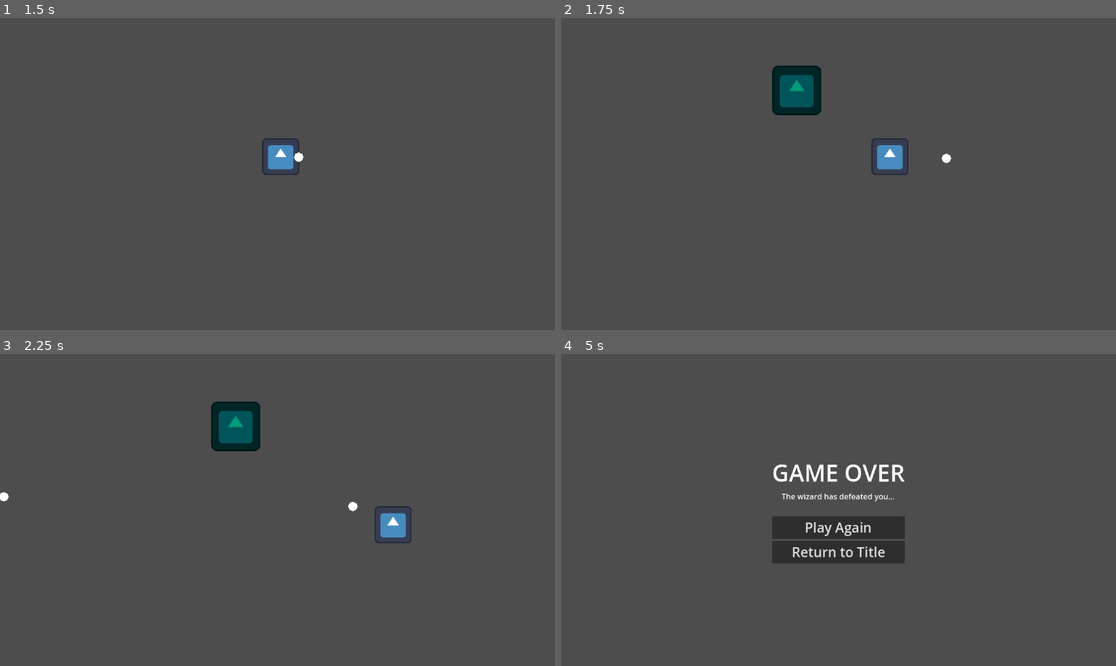
Above: before the commit, frames 1-4 (two rows, left to right).
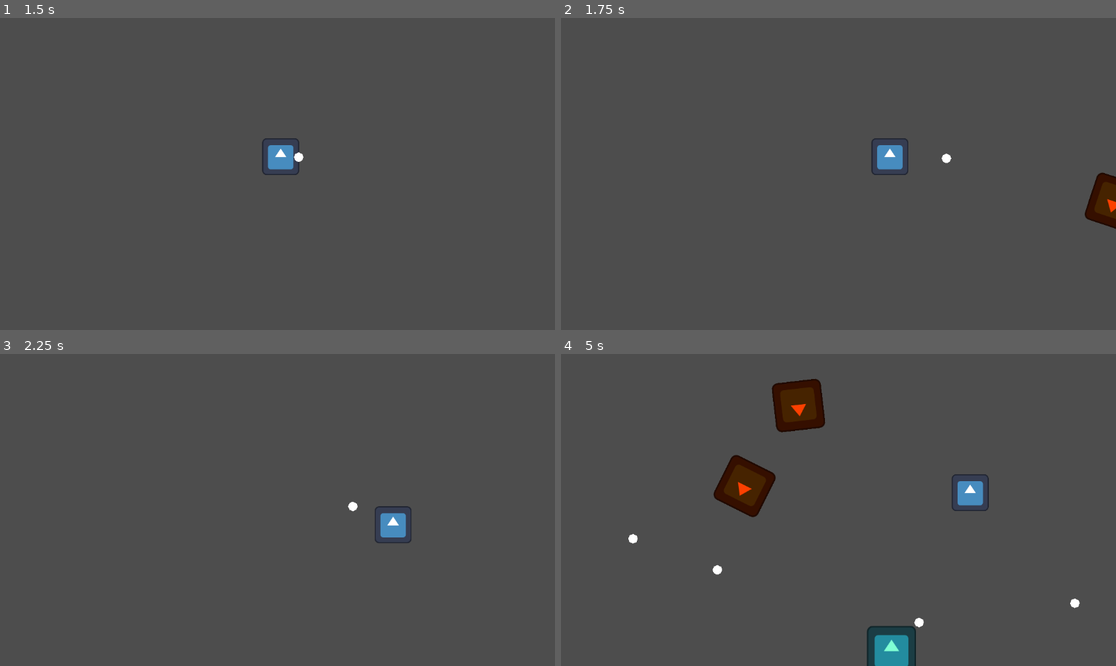
Above: after the commit, the same moments.

Repository: BriarLeaves/gun-wizard-loop-game
Game: Godot game, scene res://start_menu.tscn
Same seed, same stepped clock (60 frames per second), same inputs: the game is played once before the commit and once after it. The engine's default icon, where the game draws it, is replaced by a stand-in: a white triangle on a blue panel in a dark square. Sound files missing from this copy of the repository are replaced by a short silence.
Inputs (mouse positions are in pixels of both pictures, inside the frame that each line leads up to):
- Up to frame 1 (1.5 s): click "Start Game" at 0.5 s; tap Enter at 1.25 s; move the mouse to (399, 158) at 1.27 s; hold D (move_right) from 1.28 s (still down); click (399, 158) at 1.35 s
- Up to frame 2 (1.75 s): keep holding D (move_right)
- Up to frame 3 (2.25 s): move the mouse to (166, 525) at 2.02 s; release D (move_right) at 2.03 s; hold S (move_down) from 2.03 s (still down); click (166, 525) at 2.1 s
- Up to frame 4 (5 s): move the mouse to (894, 441) at 2.77 s; release S (move_down) at 2.78 s; hold D (move_right) 2.78-3.53 s; click (894, 441) at 2.85 s; move the mouse to (810, 572) at 3.52 s; hold W (move_up) 3.53-4.28 s; click (810, 572) at 3.6 s; move the mouse to (1005, 556) at 4.27 s; hold A (move_left) from 4.28 s (still down); click (1005, 556) at 4.35 s

Frame 1 is identical in both runs. In frame 2, 2.2% of the frame differs, in the area x 38-100%, y 15-68%; in frame 3, 1.4%; in frame 4, 8.6%, in the area x 12-94%, y 8-100%.

Commit message:
Created exploding enemy

Diff:
--- a/gun-wizard-loop-game/digging_enemy.gd
+++ b/gun-wizard-loop-game/digging_enemy.gd
@@ -1,11 +1,8 @@
 extends Enemy
-class_name DiggingEnemy
 
 var speed: float = 300
 var direction_vector: Vector2 = Vector2.ZERO
 @onready var player = get_node("../Player")
-var collision
-var area2d
 
 func _ready():
 	pass
--- a/gun-wizard-loop-game/enemy_spawner.gd
+++ b/gun-wizard-loop-game/enemy_spawner.gd
@@ -10,6 +10,7 @@
 	current_enemies.append(enemies[0])
 	#current_enemies.append(enemies[1])
 	current_enemies.append(enemies[2])
+	current_enemies.append(enemies[3])
 
 # Called every frame. 'delta' is the elapsed time since the prwevious frame.
 func _process(delta: float) -> void:
@@ -18,10 +19,6 @@
 func _on_timer_timeout() -> void:
 	var enemyType = randi_range(0, current_enemies.size() - 1)
 	var enemy = current_enemies[enemyType].instantiate()
-
-	if get_node("Player"):
-		$Timer.stop()
-		pass
 
 	#if enemy == current_enemies[0] || enemy == current_enemies[1]:
 	if enemyType == 0:
--- /dev/null
+++ b/gun-wizard-loop-game/exploding_enemy.gd
@@ -0,0 +1,30 @@
+extends Enemy
+
+var speed: float = 300
+var direction_vector: Vector2 = Vector2.ZERO
+@onready var player = get_node("../Player")
+@onready var bullet = preload("res://bullet.tscn")
+@export var bullet_speed: float = 3
+
+var coordinates: Array[float] = [-1, 0, 1]
+
+func _ready():
+	pass
+
+func _physics_process(delta):
+	move_and_slide()
+	screen_wrap()
+
+func initialize(start_position):
+	position = start_position
+
+
+func _on_timer_timeout() -> void:
+	for x in coordinates:
+		for y in coordinates:
+			var bullet_direction = Vector2(x, y).normalized()
+			var bullet_instance = bullet.instantiate()
+			bullet_instance.velocity = bullet_direction * bullet_speed
+			bullet_instance.position = player.position
+			$"../BulletManager".add_child(bullet_instance)
+	queue_free()
--- /dev/null
+++ b/gun-wizard-loop-game/exploding_enemy.tscn
@@ -0,0 +1,38 @@
+[gd_scene load_steps=5 format=3 uid="uid://bveage22x5vqw"]
+
+[ext_resource type="Script" uid="uid://dyi2fgqnruj8c" path="res://exploding_enemy.gd" id="1_cux3h"]
+[ext_resource type="Texture2D" uid="uid://bdser5gbm7t4d" path="res://icon.svg" id="2_7cdlf"]
+
+[sub_resource type="RectangleShape2D" id="RectangleShape2D_u1sa8"]
+
+[sub_resource type="RectangleShape2D" id="RectangleShape2D_eraac"]
+size = Vector2(100, 100)
+
+[node name="ExplodingEnemy" type="CharacterBody2D"]
+collision_layer = 4
+collision_mask = 2
+script = ExtResource("1_cux3h")
+
+[node name="Sprite2D" type="Sprite2D" parent="."]
+modulate = Color(0.837194, 0.246136, 0.605001, 1)
+scale = Vector2(0.8, 0.8)
+texture = ExtResource("2_7cdlf")
+
+[node name="CollisionShape2D" type="CollisionShape2D" parent="."]
+shape = SubResource("RectangleShape2D_u1sa8")
+
+[node name="Area2D" type="Area2D" parent="."]
+collision_layer = 4
+collision_mask = 2
+
+[node name="BulletCollider" type="CollisionShape2D" parent="Area2D"]
+shape = SubResource("RectangleShape2D_eraac")
+debug_color = Color(0.444718, 0.452345, 1, 0.42)
+
+[node name="Timer" type="Timer" parent="."]
+wait_time = 5.0
+one_shot = true
+autostart = true
+
+[connection signal="area_entered" from="Area2D" to="." method="_on_area_2d_area_entered"]
+[connection signal="timeout" from="Timer" to="." method="_on_timer_timeout"]
--- a/gun-wizard-loop-game/project.godot
+++ b/gun-wizard-loop-game/project.godot
@@ -11,7 +11,7 @@
 [application]
 
 config/name="gun-wizard-loop-game"
-run/main_scene="uid://csidjals66oo1"
+run/main_scene="uid://dakfbjfrq7y0b"
 config/features=PackedStringArray("4.4", "Forward Plus")
 config/icon="res://icon.svg"
 
--- a/gun-wizard-loop-game/room.tscn
+++ b/gun-wizard-loop-game/room.tscn
@@ -6,6 +6,7 @@
 [ext_resource type="PackedScene" uid="uid://chs22785iih0f" path="res://seeking_enemy.tscn" id="3_ka7wq"]
 [ext_resource type="Script" uid="uid://cct7dhqh8jhx8" path="res://enemy_spawner.gd" id="4_v5vuv"]
 [ext_resource type="PackedScene" uid="uid://b0gosr6n3cbhe" path="res://digging_enemy.tscn" id="4_x5k2b"]
+[ext_resource type="PackedScene" uid="uid://bveage22x5vqw" path="res://exploding_enemy.tscn" id="5_8cv3p"]
 
 [sub_resource type="Curve2D" id="Curve2D_ka7wq"]
 _data = {
@@ -19,7 +20,7 @@
 
 [node name="Node2D" type="Node2D"]
 script = ExtResource("4_v5vuv")
-enemies = Array[PackedScene]([ExtResource("2_4o3f6"), ExtResource("3_ka7wq"), ExtResource("4_x5k2b")])
+enemies = Array[PackedScene]([ExtResource("2_4o3f6"), ExtResource("3_ka7wq"), ExtResource("4_x5k2b"), ExtResource("5_8cv3p")])
 
 [node name="Player" parent="." instance=ExtResource("1_88gup")]
 position = Vector2(516, 288)
Not shown, added: gun-wizard-loop-game/exploding_enemy.gd.uid
Not shown: 1 places in gun-wizard-loop-game/room.tscn that only renumber resources
Not shown: 1 places in gun-wizard-loop-game/start_menu.tscn that only renumber resources
